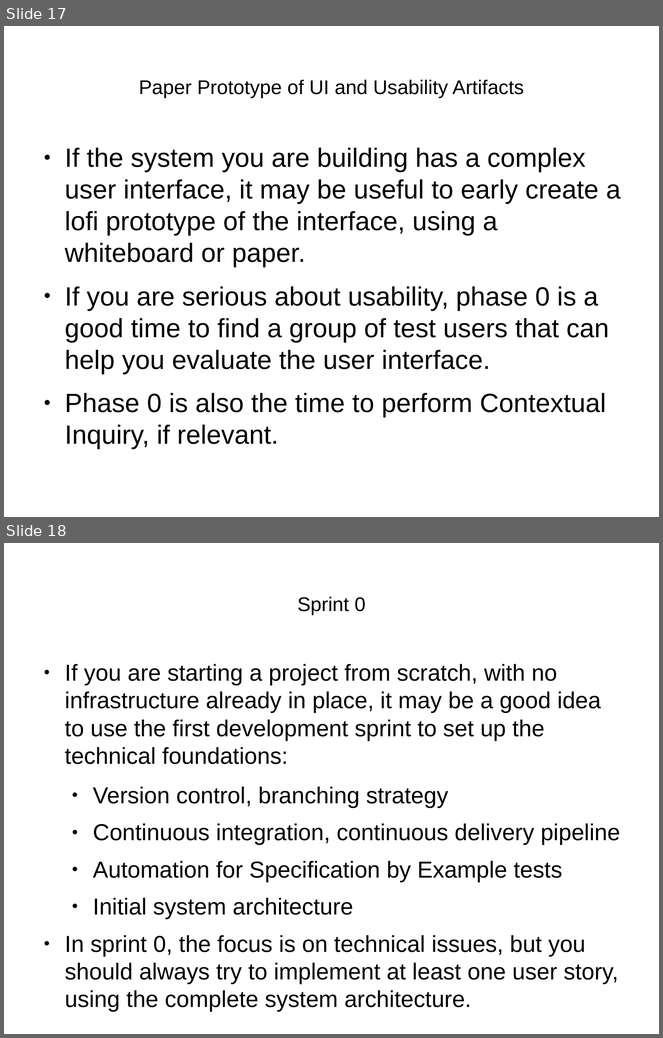
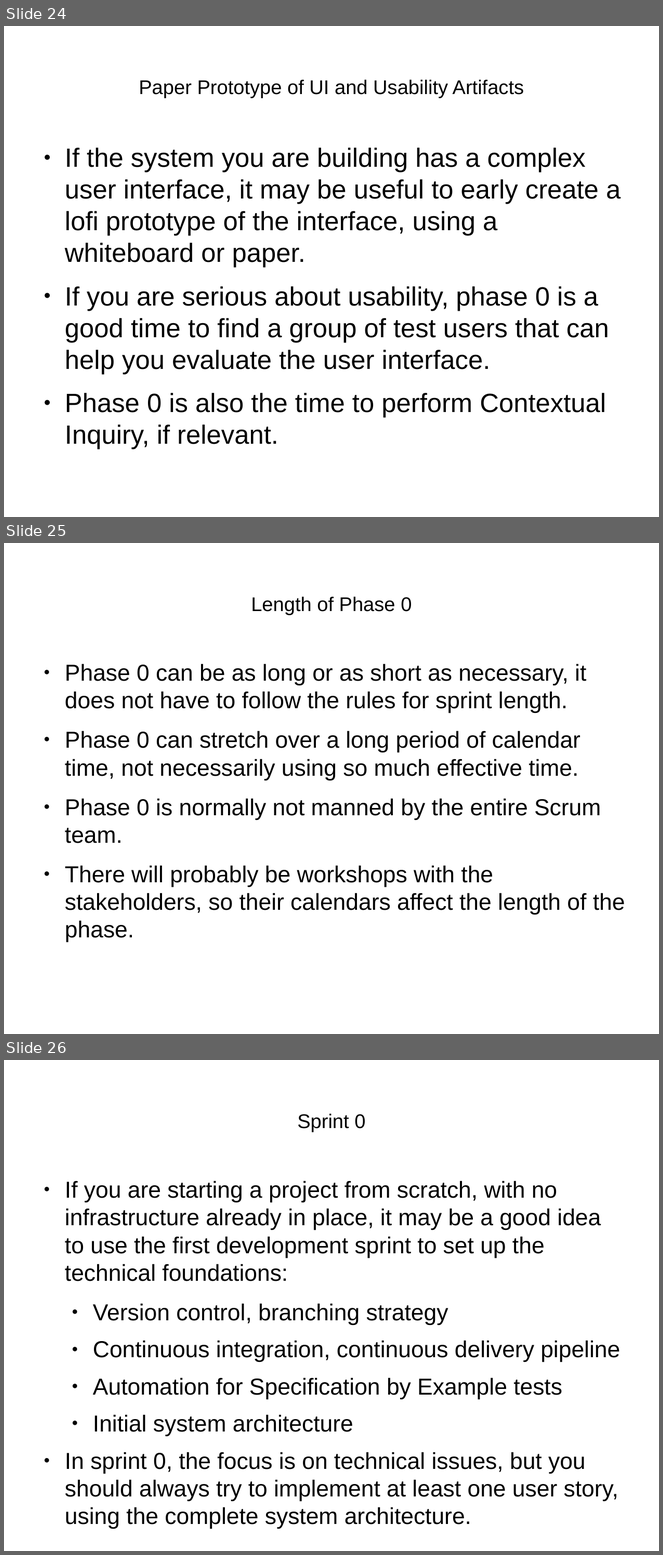
Before and after one commit to henrikarro/uu, a slide deck: 1DL251/project/requirements-presentation.odp. Shown one above the other, each under a label of ours: slides 17 and 18 before the commit, slides 24, 25 and 26 after it. The pictures are 663x1038 and 663x1555 pixels, drawn with LibreOffice and Linux fonts; fonts in the diff are those of the drawing. Boxes give left, top, right and bottom in pixels: in the first picture for what was removed or moved away, otherwise in the second. Text is boxed around its words. In the diff, an @@ line names an element or a change of style, - is before the commit and + after.

```diff
--- a/1DL251/project/requirements-presentation.odp
+++ b/1DL251/project/requirements-presentation.odp
@@ slide 25 added at box(4, 543, 659, 1034), background #FFFFFF @@
@@ title added at box(251, 597, 412, 615), 24 pt, text #000000 @@
+Length of Phase 0
@@ text added at box(65, 664, 625, 943), 28 pt, text #000000 @@
+● Phase 0 can be as long or as short as necessary, it does not have to follow the rules for sprint length.
+● Phase 0 can stretch over a long period of calendar time, not necessarily using so much effective time.
+● Phase 0 is normally not manned by the entire Scrum team.
+● There will probably be workshops with the stakeholders, so their calendars affect the length of the phase.
@@ what was slide 17 is now slide 24 @@
@@ what was slide 18 is now slide 26 @@
```
Also in this commit, not shown: 1 slide changed, 10 other slides added, 3 slides removed, 1 other file.
